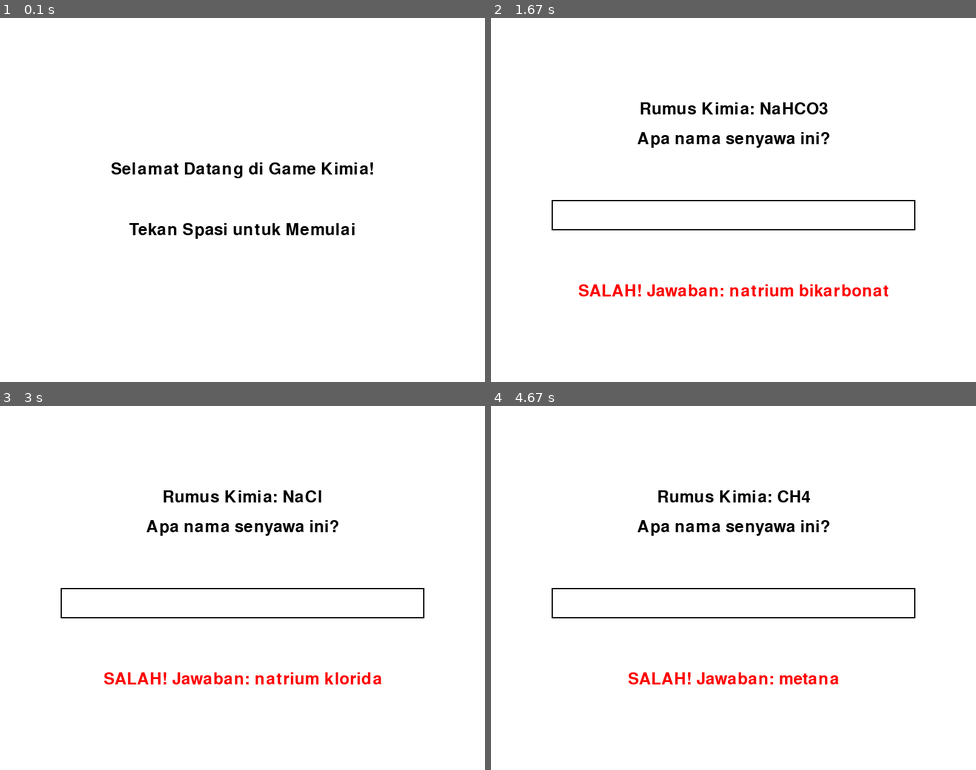
Above: before the commit, frames 1-4 (two rows, left to right).
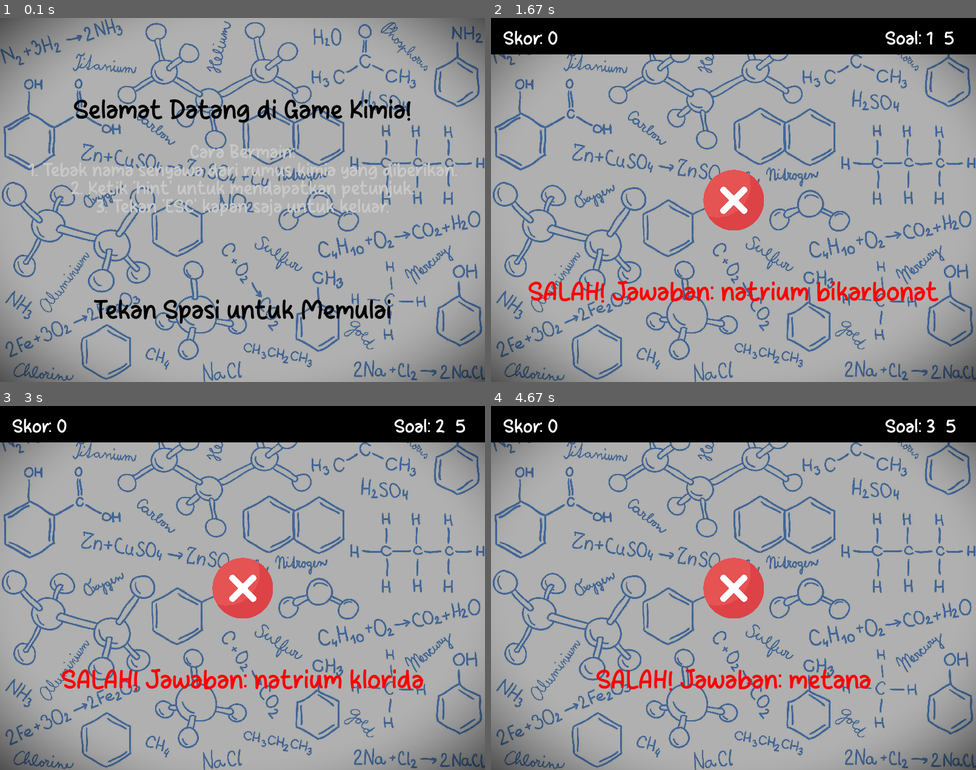
Above: after the commit, the same moments.

Repository: BaraArdiwinata/Bantu-Nida
Game: pygame game, started from chemistry_pygame.py
The game is run twice, just before and just after one commit, with the same random seed, the same clock (stepped at 60 frames per second) and the same inputs.
Inputs:
- Up to frame 1 (0.1 s): no input
- Up to frame 2 (1.67 s): tap Space at 0.33 s; tap Enter at 0.67 s
- Up to frame 3 (3 s): tap Enter at 2.65 s
- Up to frame 4 (4.67 s): tap Enter at 4.17, 4.47 s

The runs differ from the first frame. In frame 1, 100% of the frame differs, in the area x 0-100%, y 0-100%; in frame 2, 99%; in frame 3, 99%; in frame 4, 99%.

Commit message:
revisi vol 2

Diff:
--- a/chemistry_pygame.py
+++ b/chemistry_pygame.py
@@ -1,5 +1,6 @@
 import pygame
 import random
+import json
 
 # --- Inisialisasi Pygame ---
 pygame.init()
@@ -9,43 +10,44 @@
 BLACK = (0, 0, 0)
 GREEN = (0, 255, 0)
 RED = (255, 0, 0)
+GREY = (200, 200, 200) # Warna baru untuk teks aturan
 SCREEN_WIDTH = 800
 SCREEN_HEIGHT = 600
 MAX_QUESTIONS = 5
+FEEDBACK_DURATION = 1500
 
 # --- Pengaturan Layar & Font ---
 screen = pygame.display.set_mode((SCREEN_WIDTH, SCREEN_HEIGHT))
 pygame.display.set_caption("Game Kimia Keren by Nida & Bara")
-font = pygame.font.Font(None, 40) # Menggunakan font default Pygame
+font = pygame.font.Font('assets//fonts/sugar_crush.otf', 45) # Ganti ukurannya juga boleh
+font_small = pygame.font.Font('assets/fonts/sugar_crush.otf', 32)
+
+# --- Load Suara ---
+try:
+    correct_sound = pygame.mixer.Sound('assets/sounds/correct.wav')
+    wrong_sound = pygame.mixer.Sound('assets/sounds/wrong.wav')
+except pygame.error as e:
+    print("Error: Gagal memuat file suara.", e)
+    # Buat jadi None kalo gagal, biar game ga crash
+    correct_sound = None
+    wrong_sound = None
+
+# --- Load Gambar ---
+try:
+    background_image = pygame.image.load('assets/images/background.jpg').convert()
+    # Pastikan ukuran gambar pas dengan layar kita
+    background_image = pygame.transform.scale(background_image, (SCREEN_WIDTH, SCREEN_HEIGHT))
+    tick_image = pygame.image.load('assets/images/tick.png').convert_alpha()
+    tick_image = pygame.transform.scale(tick_image, (100, 100))
+    cross_image = pygame.image.load('assets/images/cross.png').convert_alpha()
+    cross_image = pygame.transform.scale(cross_image, (100, 100))
+except pygame.error as e:
+    print("Error: Gagal memuat file gambar.", e)
+    background_image = None # Kalo gagal, backgroundnya nanti warna putih aja
 
 # --- Data Game ---
-compounds = {
-    "H2O": {"name": "air", "sifat": "Cairan tidak berwarna"},
-    "CO2": {"name": "karbon dioksida", "sifat": "Gas tidak berwarna"},
-    "NaCl": {"name": "natrium klorida", "sifat": "Dikenal sebagai garam dapur"},
-    "H2SO4": {"name": "asam sulfat", "sifat": "Cairan kental, sangat korosif"},
-    "HCl": {"name": "asam klorida", "sifat": "Cairan asam kuat"},
-    "NH3": {"name": "amonia", "sifat": "Gas dengan bau menyengat"},
-    "CH4": {"name": "metana", "sifat": "Gas tidak berwarna, bahan bakar utama gas alam"},
-    "C2H6": {"name": "etana", "sifat": "Gas tidak berwarna, digunakan dalam produksi etilena"},
-    "C6H12O6": {"name": "glukosa", "sifat": "Kristal putih, sumber energi utama tubuh"},
-    "CaCO3": {"name": "kalsium karbonat", "sifat": "Padatan putih, bahan utama kapur dan marmer"},
-    "C2H5OH": {"name": "etanol", "sifat": "Cairan berbau alkohol, digunakan dalam minuman beralkohol"},
-    "C3H8": {"name": "propana", "sifat": "Gas tidak berwarna, digunakan sebagai bahan bakar"},
-    "C4H10": {"name": "butana", "sifat": "Gas tidak berwarna, digunakan dalam gas LPG"},
-    "C6H6": {"name": "benzen", "sifat": "Cairan beracun, digunakan sebagai pelarut industri"},
-    "C2H4": {"name": "etilena", "sifat": "Gas tidak berwarna, digunakan dalam produksi plastik"},
-    "C3H6": {"name": "propena", "sifat": "Gas tidak berwarna, digunakan dalam industri kimia"},
-    "C2H2": {"name": "asetilena", "sifat": "Gas tidak berwarna, digunakan dalam las"},
-    "H2O2": {"name": "hidrogen peroksida", "sifat": "Cairan berwarna putih, digunakan sebagai antiseptik"},
-    "NaHCO3": {"name": "natrium bikarbonat", "sifat": "Biasa dikenal sebagai baking soda"},
-    "KCl": {"name": "kalium klorida", "sifat": "Kristal putih, digunakan dalam pupuk"},
-    "MgSO4": {"name": "magnesium sulfat", "sifat": "Biasa dikenal sebagai garam Epsom"},
-    "Ca(OH)2": {"name": "kalsium hidroksida", "sifat": "Cairan berwarna putih, dikenal sebagai kapur sirih"},
-    "Na2CO3": {"name": "natrium karbonat", "sifat": "Biasa dikenal sebagai soda kue"},
-    "C12H22O11": {"name": "sukrosa", "sifat": "Kristal putih, biasa dikenal sebagai gula"},
-    "C4H8O2": {"name": "asam asetat", "sifat": "Cairan berwarna tidak berwarna, dikenal sebagai cuka"},
-}
+with open('senyawa.json', 'r') as f:
+    compounds = json.load(f)
 
 # --- Variabel Game ---
 game_state = "start"
@@ -55,28 +57,29 @@
 user_answer = ""
 score = 0
 total_questions = 0
-
-# --- VARIABEL BARU UNTUK FEEDBACK ---
 feedback_message = ""
 feedback_color = BLACK
 feedback_start_time = 0
-FEEDBACK_DURATION = 1500 # 1.5 detik dalam milidetik
+hint_message = "" # <<< VARIABEL BARU UNTUK HINT
 
 # --- Fungsi Bantuan ---
 def get_new_compound():
     formula = random.choice(list(compounds.keys()))
     return formula, compounds[formula]
 
-def display_message(text, color, y_offset):
-    text_surface = font.render(text, True, color)
+def display_message(text, color, y_offset, current_font=font): # Update fungsi biar bisa ganti font
+    text_surface = current_font.render(text, True, color)
     text_rect = text_surface.get_rect(center=(SCREEN_WIDTH / 2, SCREEN_HEIGHT / 2 + y_offset))
     screen.blit(text_surface, text_rect)
 
+def draw_text(text, font, color, surface, x, y):
+    text_obj = font.render(text, True, color)
+    text_rect = text_obj.get_rect()
+    text_rect.topleft = (x, y)
+    surface.blit(text_obj, text_rect)
+
 # =================================================================
 # --- GAME LOOP UTAMA ---
-# =================================================================
-# =================================================================
-# --- GAME LOOP UTAMA (VERSI FINAL V1) ---
 # =================================================================
 while running:
     # 1. Event Handling
@@ -92,17 +95,24 @@
 
             if game_state == "playing":
                 if event.key == pygame.K_RETURN:
-                    correct_answer = current_compound[1]['name'].lower()
-                    if user_answer.lower().strip() == correct_answer:
-                        score += 1
-                        feedback_message = "BENAR!"
-                        feedback_color = GREEN
+                    # --- LOGIKA HINT BARU ---
+                    if user_answer.lower().strip() == 'hint':
+                        hint_message = current_compound[1]['sifat']
+                        user_answer = "" # Kosongkan jawaban setelah minta hint
                     else:
-                        feedback_message = f"SALAH! Jawaban: {current_compound[1]['name']}"
-                        feedback_color = RED
-                    game_state = "feedback"
-                    feedback_start_time = pygame.time.get_ticks()
-                    total_questions += 1
+                        correct_answer = current_compound[1]['name'].lower()
+                        if user_answer.lower().strip() == correct_answer:
+                            score += 1
+                            feedback_message = "BENAR!"
+                            feedback_color = GREEN
+                            if correct_sound: correct_sound.play()
+                        else:
+                            feedback_message = f"SALAH! Jawaban: {current_compound[1]['name']}"
+                            feedback_color = RED
+                            if wrong_sound: wrong_sound.play()
+                        game_state = "feedback"
+                        feedback_start_time = pygame.time.get_ticks()
+                        total_questions += 1
                 elif event.key == pygame.K_BACKSPACE:
                     user_answer = user_answer[:-1]
                 else:
@@ -114,52 +124,86 @@
                 elif event.key == pygame.K_n:
                     game_state = previous_game_state
 
-            # --- LOGIKA INPUT BARU UNTUK STATE RESULT ---
             elif game_state == "result":
                 if event.key == pygame.K_y:
-                    # Reset game untuk main lagi
                     game_state = "playing"
                     score = 0
                     total_questions = 0
                     user_answer = ""
+                    hint_message = "" # Reset hint
                     current_compound = get_new_compound()
                 elif event.key == pygame.K_n:
                     running = False
 
     # 2. Drawing
     if game_state == "start":
-        screen.fill(WHITE)
-        display_message("Selamat Datang di Game Kimia!", BLACK, -50)
-        display_message("Tekan Spasi untuk Memulai", BLACK, 50)
+        if background_image:
+            screen.blit(background_image, (0, 0))
+        else:
+            screen.fill(WHITE)
+        display_message("Selamat Datang di Game Kimia!", BLACK, -150)
+        display_message("Tekan Spasi untuk Memulai", BLACK, 180)
+
+        # --- TAMPILAN ATURAN MAIN BARU ---
+        display_message("Cara Bermain:", GREY, -80, font_small)
+        display_message("1. Tebak nama senyawa dari rumus kimia yang diberikan.", GREY, -50, font_small)
+        display_message("2. Ketik 'hint' untuk mendapatkan petunjuk.", GREY, -20, font_small)
+        display_message("3. Tekan 'ESC' kapan saja untuk keluar.", GREY, 10, font_small)
+
         keys = pygame.key.get_pressed()
         if keys[pygame.K_SPACE]:
             game_state = "playing"
             current_compound = get_new_compound()
             user_answer = ""
+            hint_message = "" # Reset hint
             score = 0
             total_questions = 0
 
     elif game_state == "playing":
-        screen.fill(WHITE)
+        if background_image:
+            screen.blit(background_image, (0, 0))
+        else:
+            screen.fill(WHITE)
+        pygame.draw.rect(screen, (0, 0, 0, 150), [0, 0, SCREEN_WIDTH, 60])
+        draw_text(f"Skor: {score}", font_small, WHITE, screen, 20, 15)
+        draw_text(f"Soal: {total_questions + 1}/{MAX_QUESTIONS}", font_small, WHITE, screen, SCREEN_WIDTH - 150, 15)
         if current_compound:
             formula = current_compound[0]
             display_message(f"Rumus Kimia: {formula}", BLACK, -150)
             display_message("Apa nama senyawa ini?", BLACK, -100)
+
+            # --- TAMPILAN HINT BARU ---
+            if hint_message:
+                display_message(f"Hint: {hint_message}", GREY, -50, font_small)
+
             pygame.draw.rect(screen, BLACK, (100, SCREEN_HEIGHT / 2, 600, 50), 2)
             answer_surface = font.render(user_answer, True, BLACK)
             screen.blit(answer_surface, (110, SCREEN_HEIGHT / 2 + 10))
 
     elif game_state == "feedback":
-        screen.fill(WHITE)
-        if current_compound:
-            formula = current_compound[0]
-            display_message(f"Rumus Kimia: {formula}", BLACK, -150)
-            display_message("Apa nama senyawa ini?", BLACK, -100)
-            pygame.draw.rect(screen, BLACK, (100, SCREEN_HEIGHT / 2, 600, 50), 2)
-            answer_surface = font.render(user_answer, True, BLACK)
-            screen.blit(answer_surface, (110, SCREEN_HEIGHT / 2 + 10))
-            display_message(feedback_message, feedback_color, 150)
-
+        if background_image:
+            screen.blit(background_image, (0, 0))
+        else:
+            screen.fill(WHITE)
+        pygame.draw.rect(screen, (0, 0, 0, 150), [0, 0, SCREEN_WIDTH, 60])
+        draw_text(f"Skor: {score}", font_small, WHITE, screen, 20, 15)
+        draw_text(f"Soal: {total_questions}/{MAX_QUESTIONS}", font_small, WHITE, screen, SCREEN_WIDTH - 150, 15) # Di sini pakenya total_questions, bukan +1
+        # Tentukan gambar mana yang mau ditampilkan berdasarkan warna feedback
+        if feedback_color == GREEN:
+            if tick_image:
+                # Tampilkan gambar di tengah layar
+                rect = tick_image.get_rect(center=(SCREEN_WIDTH / 2, SCREEN_HEIGHT / 2))
+                screen.blit(tick_image, rect)
+        else: # Berarti warnanya MERAH
+            if cross_image:
+                # Tampilkan gambar di tengah layar
+                rect = cross_image.get_rect(center=(SCREEN_WIDTH / 2, SCREEN_HEIGHT / 2))
+                screen.blit(cross_image, rect)
+
+        # Tampilkan juga teks feedback-nya di bawah gambar
+        display_message(feedback_message, feedback_color, 150)
+
+        # Cek timer untuk lanjut ke soal berikutnya
         current_time = pygame.time.get_ticks()
         if current_time - feedback_start_time > FEEDBACK_DURATION:
             if total_questions >= MAX_QUESTIONS:
@@ -168,6 +212,7 @@
                 game_state = "playing"
                 current_compound = get_new_compound()
                 user_answer = ""
+                hint_message = ""
 
     elif game_state == "confirm_quit":
         overlay = pygame.Surface((SCREEN_WIDTH, SCREEN_HEIGHT), pygame.SRCALPHA)
@@ -176,9 +221,11 @@
         display_message("Yakin mau keluar?", WHITE, -20)
         display_message("Tekan (Y) untuk Ya / (N) untuk Tidak", WHITE, 20)
 
-    # --- TAMPILAN BARU UNTUK STATE RESULT ---
     elif game_state == "result":
-        screen.fill(WHITE)
+        if background_image:
+            screen.blit(background_image, (0, 0))
+        else:
+            screen.fill(WHITE)
         display_message("GAME SELESAI!", BLACK, -100)
         display_message(f"Skor Akhir: {score} / {MAX_QUESTIONS}", BLACK, -20)
         display_message("Main Lagi?", BLACK, 50)
--- /dev/null
+++ b/senyawa.json
@@ -0,0 +1,27 @@
+{
+    "H2O": {"name": "air", "sifat": "Cairan tidak berwarna"},
+    "CO2": {"name": "karbon dioksida", "sifat": "Gas tidak berwarna"},
+    "NaCl": {"name": "natrium klorida", "sifat": "Dikenal sebagai garam dapur"},
+    "H2SO4": {"name": "asam sulfat", "sifat": "Cairan kental, sangat korosif"},
+    "HCl": {"name": "asam klorida", "sifat": "Cairan asam kuat"},
+    "NH3": {"name": "amonia", "sifat": "Gas dengan bau menyengat"},
+    "CH4": {"name": "metana", "sifat": "Gas tidak berwarna, bahan bakar utama gas alam"},
+    "C2H6": {"name": "etana", "sifat": "Gas tidak berwarna, digunakan dalam produksi etilena"},
+    "C6H12O6": {"name": "glukosa", "sifat": "Kristal putih, sumber energi utama tubuh"},
+    "CaCO3": {"name": "kalsium karbonat", "sifat": "Padatan putih, bahan utama kapur dan marmer"},
+    "C2H5OH": {"name": "etanol", "sifat": "Cairan berbau alkohol, digunakan dalam minuman beralkohol"},
+    "C3H8": {"name": "propana", "sifat": "Gas tidak berwarna, digunakan sebagai bahan bakar"},
+    "C4H10": {"name": "butana", "sifat": "Gas tidak berwarna, digunakan dalam gas LPG"},
+    "C6H6": {"name": "benzen", "sifat": "Cairan beracun, digunakan sebagai pelarut industri"},
+    "C2H4": {"name": "etilena", "sifat": "Gas tidak berwarna, digunakan dalam produksi plastik"},
+    "C3H6": {"name": "propena", "sifat": "Gas tidak berwarna, digunakan dalam industri kimia"},
+    "C2H2": {"name": "asetilena", "sifat": "Gas tidak berwarna, digunakan dalam las"},
+    "H2O2": {"name": "hidrogen peroksida", "sifat": "Cairan berwarna putih, digunakan sebagai antiseptik"},
+    "NaHCO3": {"name": "natrium bikarbonat", "sifat": "Biasa dikenal sebagai baking soda"},
+    "KCl": {"name": "kalium klorida", "sifat": "Kristal putih, digunakan dalam pupuk"},
+    "MgSO4": {"name": "magnesium sulfat", "sifat": "Biasa dikenal sebagai garam Epsom"},
+    "Ca(OH)2": {"name": "kalsium hidroksida", "sifat": "Cairan berwarna putih, dikenal sebagai kapur sirih"},
+    "Na2CO3": {"name": "natrium karbonat", "sifat": "Biasa dikenal sebagai soda kue"},
+    "C12H22O11": {"name": "sukrosa", "sifat": "Kristal putih, biasa dikenal sebagai gula"},
+    "C4H8O2": {"name": "asam asetat", "sifat": "Cairan berwarna tidak berwarna, dikenal sebagai cuka"}
+}
Binary file added: assets/fonts/sugar_crush.otf
Binary file added: assets/images/background.jpg
Binary file added: assets/images/cross.png
Binary file added: assets/images/tick.png
Not shown, added: assets/sounds/correct.wav
Not shown, added: assets/sounds/wrong.wav
